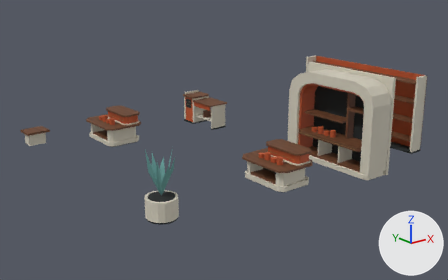
A saved change to the glTF model external_packages/shopping_promenade_20261009/exports/SHOP_D09_P72_F158__fitout.glb.
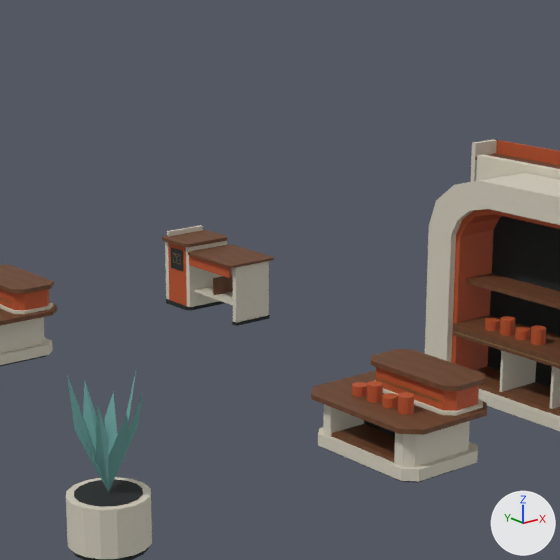
Each version appears first whole from a 50 mm lens placed at (-12.4, -15.82, 6.66), pointed at (0.02, -0.29, 0.45), and next in a close-up on the part from 26% to 76% of the width and 0% to 80% of the height. Arrows for +X, +Y and +Z are at lower right; the lights stay in place. The first two pictures are the older version. Vertices at exactly the same position are counted once.

In view in the first close-up: 'SHOP_D09_P72_F158__fitout__dark_rubber', 'SHOP_D09_P72_F158__fitout__ivory_enamel', 'SHOP_D09_P72_F158__fitout__quiet_teal', 'SHOP_D09_P72_F158__fitout__retail_terracotta_enamel', 'SHOP_D09_P72_F158__fitout__warm_walnut' and 1 more.
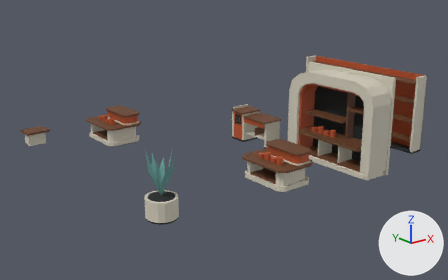
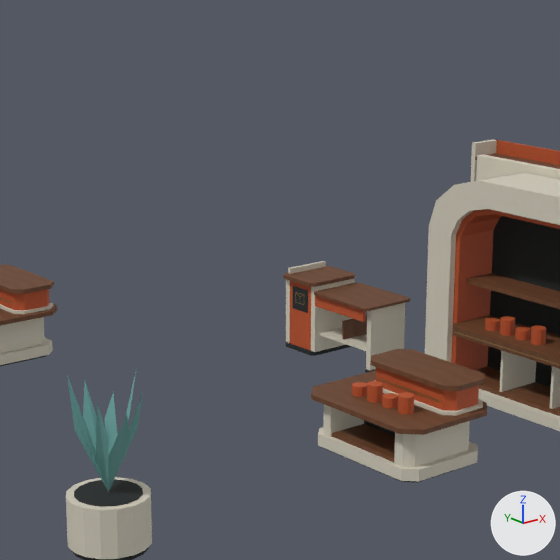
Pixel boxes [x1, y1, x2, y2] of what changed, in the close-ups (560 x 560 px; the box of a moved part takes in the faces that stretch with it):
part 1 of me_shop_d09_p72_f158__fitout__dark_rubber, moved or reshaped: before [232, 315, 270, 326]; after [365, 369, 376, 373]
part 2 of me_shop_d09_p72_f158__fitout__dark_rubber, moved or reshaped: before [166, 299, 225, 311]; after [286, 342, 352, 356]
part 3 of me_shop_d09_p72_f158__fitout__dark_rubber, moved or reshaped: before [171, 247, 183, 271]; after [293, 286, 308, 313]
part 4 of me_shop_d09_p72_f158__fitout__ivory_enamel, moved or reshaped: before [232, 261, 269, 322]; after [366, 303, 405, 370]
part 5 of me_shop_d09_p72_f158__fitout__ivory_enamel, moved or reshaped: before [194, 286, 233, 305]; after [319, 328, 367, 351]
part 6 of me_shop_d09_p72_f158__fitout__ivory_enamel, moved or reshaped: before [167, 225, 203, 236]; after [288, 261, 326, 274]
part 7 of me_shop_d09_p72_f158__fitout__ivory_enamel, moved or reshaped: before [165, 241, 169, 300]; after [286, 279, 290, 343]
part 8 of me_shop_d09_p72_f158__fitout__ivory_enamel, moved or reshaped: before [186, 241, 227, 307]; after [311, 278, 355, 352]
part 9 of me_shop_d09_p72_f158__fitout__retail_terracotta_enamel, moved or reshaped: before [189, 255, 231, 278]; after [315, 295, 366, 322]
part 10 of me_shop_d09_p72_f158__fitout__retail_terracotta_enamel, moved or reshaped: before [168, 242, 187, 306]; after [289, 281, 311, 351]
part 11 of me_shop_d09_p72_f158__fitout__warm_walnut, moved or reshaped: before [213, 275, 233, 295]; after [342, 315, 367, 340]
part 12 of me_shop_d09_p72_f158__fitout__warm_walnut, moved or reshaped: before [162, 230, 227, 247]; after [283, 266, 355, 287]
part 13 of me_shop_d09_p72_f158__fitout__warm_walnut, moved or reshaped: before [188, 244, 274, 268]; after [314, 283, 410, 311]

Diff of the bpy script that builds the scene:
```diff
--- a/external_packages/shopping_promenade_20261009/exports/SHOP_D09_P72_F158__fitout.glb.py
+++ b/external_packages/shopping_promenade_20261009/exports/SHOP_D09_P72_F158__fitout.glb.py
@@ me_shop_d09_p72_f158__fitout__dark_rubber @@
 me_shop_d09_p72_f158__fitout__dark_rubber.from_pydata(...)  # 260 vertices, 448 faces; spans x -4.9..5.35, y -5.0..4.21, z 0.0..2.49
+# me_shop_d09_p72_f158__fitout__dark_rubber part 1: the loose piece of 16 vertices spanning x 1.38..2.05, y 2.12..2.24, z 0.0..0.05 is moved by (0.0, -3.0, 0.0)
+# me_shop_d09_p72_f158__fitout__dark_rubber part 2: the loose piece of 16 vertices spanning x 1.29..2.1, y 3.23..3.89, z 0.0..0.05 is moved by (0.0, -3.0, 0.0)
+# me_shop_d09_p72_f158__fitout__dark_rubber part 3: the loose piece of 8 vertices spanning x 1.32..1.33, y 3.39..3.72, z 0.6..0.93 is moved by (0.0, -3.0, 0.0)
 me_shop_d09_p72_f158__fitout__dark_rubber.materials.append(mat_astraea_dark_rubber)
@@ me_shop_d09_p72_f158__fitout__ivory_enamel @@
 me_shop_d09_p72_f158__fitout__ivory_enamel.from_pydata(...)  # 372 vertices, 674 faces; spans x -4.93..5.35, y -5.05..4.9, z 0.0..3.0
+# me_shop_d09_p72_f158__fitout__ivory_enamel part 4: the loose piece of 8 vertices spanning x 1.4..2.03, y 2.14..2.22, z 0.05..0.92 is moved by (0.0, -3.0, 0.0)
+# me_shop_d09_p72_f158__fitout__ivory_enamel part 5: the loose piece of 8 vertices spanning x 1.41..2.03, y 2.22..3.23, z 0.29..0.32 is moved by (0.0, -3.0, 0.0)
+# me_shop_d09_p72_f158__fitout__ivory_enamel part 6: the loose piece of 8 vertices spanning x 1.37..2.04, y 3.83..3.88, z 1.08..1.15 is moved by (0.0, -3.0, 0.0)
+# me_shop_d09_p72_f158__fitout__ivory_enamel part 7: the loose piece of 8 vertices spanning x 1.33..2.07, y 3.79..3.88, z 0.05..1.02 is moved by (0.0, -3.0, 0.0)
+# me_shop_d09_p72_f158__fitout__ivory_enamel part 8: the loose piece of 8 vertices spanning x 1.33..2.07, y 3.23..3.32, z 0.05..1.02 is moved by (0.0, -3.0, 0.0)
 me_shop_d09_p72_f158__fitout__ivory_enamel.materials.append(mat_astraea_ivory_enamel)
@@ me_shop_d09_p72_f158__fitout__retail_terracotta_enamel @@
 me_shop_d09_p72_f158__fitout__retail_terracotta_enamel.from_pydata(...)  # 550 vertices, 1012 faces; spans x -2.44..5.35, y -4.73..3.93, z 0.05..2.6
+# me_shop_d09_p72_f158__fitout__retail_terracotta_enamel part 9: the loose piece of 8 vertices spanning x 1.33..1.38, y 2.22..3.23, z 0.74..0.92 is moved by (0.0, -3.0, 0.0)
+# me_shop_d09_p72_f158__fitout__retail_terracotta_enamel part 10: the loose piece of 8 vertices spanning x 1.33..1.47, y 3.32..3.79, z 0.05..1.02 is moved by (0.0, -3.0, 0.0)
 me_shop_d09_p72_f158__fitout__retail_terracotta_enamel.materials.append(mat_astraea_retail_terracotta_enamel)
@@ me_shop_d09_p72_f158__fitout__warm_walnut @@
 me_shop_d09_p72_f158__fitout__warm_walnut.from_pydata(...)  # 288 vertices, 468 faces; spans x -4.9..5.31, y -4.66..5.0, z 0.15..2.49
+# me_shop_d09_p72_f158__fitout__warm_walnut part 11: the loose piece of 8 vertices spanning x 1.47..1.98, y 2.78..2.8, z 0.32..0.59 is moved by (0.0, -3.0, 0.0)
+# me_shop_d09_p72_f158__fitout__warm_walnut part 12: the loose piece of 16 vertices spanning x 1.25..2.1, y 3.2..3.9, z 1.02..1.08 is moved by (0.0, -3.0, 0.0)
+# me_shop_d09_p72_f158__fitout__warm_walnut part 13: the loose piece of 16 vertices spanning x 1.27..2.13, y 2.1..3.23, z 0.92..0.95 is moved by (0.0, -3.0, 0.0)
 me_shop_d09_p72_f158__fitout__warm_walnut.materials.append(mat_astraea_warm_walnut)
```
